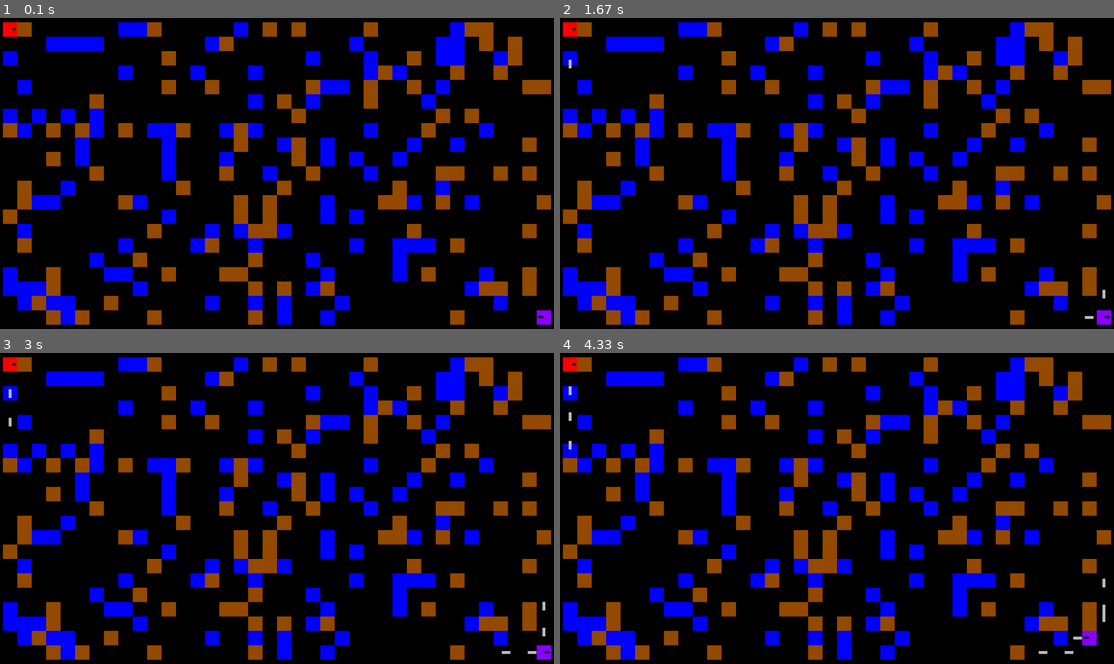
Above: before the commit, frames 1-4 (two rows, left to right).
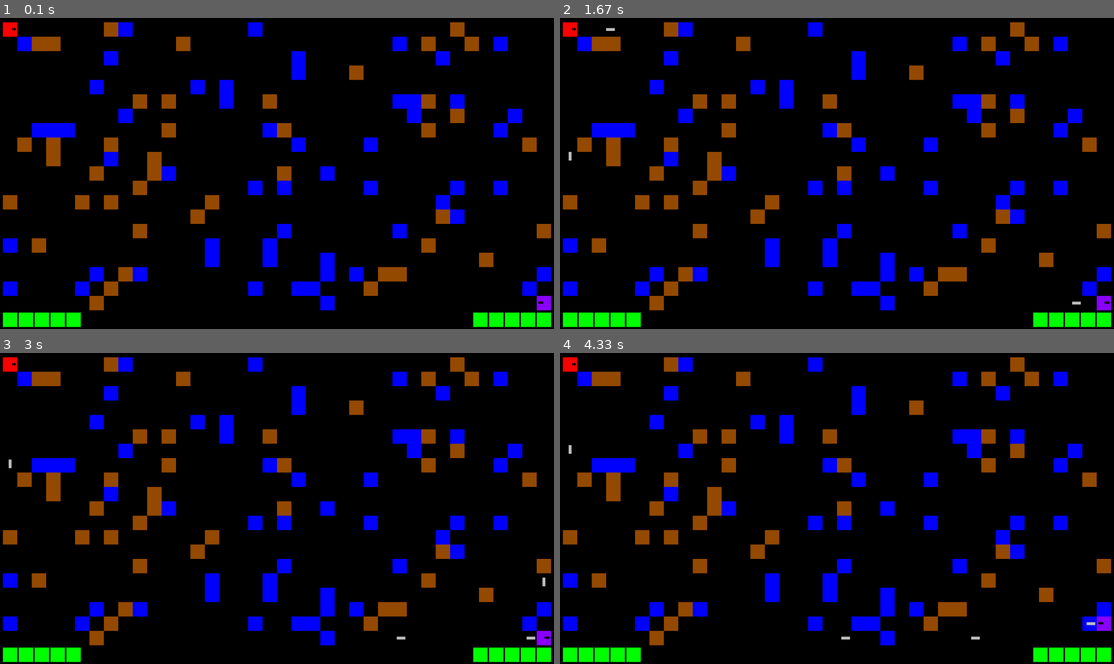
Above: after the commit, the same moments.

Repository: NeMolliriK/PyGame
Game: pygame game, started from main.py
Two runs of this game, one before a commit and one after it. Both use one fixed random seed, a clock stepped at 60 frames per second and the inputs below.
Inputs:
- Up to frame 1 (0.1 s): no input
- Up to frame 2 (1.67 s): hold G 0.33-0.8 s; hold Right 0.33-0.8 s; hold F 0.83-1.3 s; hold Right 0.83-1.3 s; tap 5 at 0.98 s; hold H from 1.33 s (still down); hold Right from 1.33 s (still down); tap 1 at 1.48 s
- Up to frame 3 (3 s): release H at 1.8 s; release Right at 1.8 s; hold T 1.83-2.3 s; hold Right 1.83-2.3 s; tap G at 1.98 s; hold 3 2.33-2.8 s; hold Right 2.33-2.8 s; tap 5 at 2.48 s; hold Right from 2.83 s (still down); tap 1 at 2.98 s
- Up to frame 4 (4.33 s): release Right at 3.3 s; hold Up 3.33-3.63 s; tap G at 3.48 s; hold Right 3.67-4.13 s; tap 5 at 3.82 s; hold Left from 4.17 s (still down); tap 1 at 4.32 s

The runs differ from the first frame. In frame 1, 34% of the frame differs, in the area x 0-100%, y 1-100%; in frame 2, 34%; in frame 3, 34%; in frame 4, 34%.

Commit message:
Добавлены жизни игрокам и спрайты сердец. При смерти игрок меняет текстуру

Diff:
--- a/main.py
+++ b/main.py
@@ -12,7 +12,7 @@
         self.left = 10
         s = set()
         k = 0
-        while len(s) < 199:
+        while len(s) < 100:
             s.add(randint(0, WIDTH * HEIGHT - 1))
         for n, i in enumerate(self.board):
             for m, j in enumerate(i):
@@ -132,19 +132,41 @@
 
 
 class Player(Sprite):
-    def __init__(self, *group, x=0, y=0, file="texture.png"):
+    def __init__(self, *group, x=0, y=0, file="texture.png", lives=5):
         super().__init__(*group, x=x, y=y, file=file)
         self.direction = 1
+        self.file = file
+        self.a = 1
+        self.lives = lives
+        if group[0] == first_players:
+            x = board.left
+            for i in range(lives):
+                Heart(first_hearts, x=x, y=1023, file="heart.png")
+                x += board.cell_size + 5
+        else:
+            x = 1900 + board.left - board.cell_size
+            for i in range(lives):
+                Heart(second_hearts, x=x, y=1023, file="heart.png")
+                x -= board.cell_size + 5
 
     def update(self, x, y):
-        self.rect.x, self.rect.y = x, y
+        if self.a:
+            self.rect.x, self.rect.y = x, y
 
     def flip(self):
-        self.image = pygame.transform.flip(self.image, True, False)
-        self.direction = 0 if self.direction else 1
+        if self.a:
+            self.image = pygame.transform.flip(self.image, True, False)
+            self.direction = 0 if self.direction else 1
+
+    def damage(self, d):
+        self.lives -= d
+        if self.lives < 1:
+            self.die()
 
     def die(self):
-        self.kill()
+        if self.a:
+            self.image = pygame.image.load(f"data/dead_{self.file}")
+            self.a = 0
 
 
 class Wall(Sprite):
@@ -156,28 +178,39 @@
 
 
 class Bullet(Sprite):
-    def __init__(self, *group, x=0, y=0, file="texture.png", direction=None, enemy=None):
+    def __init__(self, *group, x=0, y=0, file="texture.png", direction=None, enemy=None, speed=5):
         super().__init__(*group, x=x, y=y, file=file)
         self.direction = direction
         if direction == 0 or direction == 2:
             self.image = pygame.transform.rotate(self.image, 90)
         self.enemy = enemy
+        self.speed = speed
 
     def update(self):
         if pygame.sprite.spritecollideany(self, walls):
             self.kill()
         elif pygame.sprite.spritecollideany(self, self.enemy):
-            pygame.sprite.spritecollideany(self, self.enemy).die()
+            pygame.sprite.spritecollideany(self, self.enemy).damage(1)
             self.kill()
+            if self.enemy == second_players and second_hearts.sprites():
+                second_hearts.sprites()[-1].kill()
+            elif self.enemy == first_players and first_hearts.sprites():
+                first_hearts.sprites()[-1].kill()
+        # elif len(pygame.sprite.spritecollide(self, bullets, False)) > 1:
+        #     pygame.sprite.spritecollide(self, bullets, True)
         else:
             if self.direction == 0:
-                self.rect.y -= 1
+                self.rect.y -= self.speed
             elif self.direction == 1:
-                self.rect.x += 1
+                self.rect.x += self.speed
             elif self.direction == 2:
-                self.rect.y += 1
+                self.rect.y += self.speed
             elif self.direction == 3:
-                self.rect.x -= 1
+                self.rect.x -= self.speed
+
+
+class Heart(Sprite):
+    pass
 
 
 pygame.init()
@@ -187,11 +220,14 @@
 second_players = pygame.sprite.Group()
 water = pygame.sprite.Group()
 bullets = pygame.sprite.Group()
-WIDTH, HEIGHT = 38, 21
+first_hearts = pygame.sprite.Group()
+second_hearts = pygame.sprite.Group()
+WIDTH, HEIGHT = 38, 20
 board = Board(WIDTH, HEIGHT)
 running = True
-first_player = Player(first_players, x=10, y=15, file="first_player.png")
-second_player = Player(second_players, x=1860, y=1015, file="second_player.png")
+first_player = Player(first_players, x=board.left, y=board.top, file="first_player.png")
+second_player = Player(second_players, x=1920 - 20 + board.left - board.cell_size,
+                       y=1080 - 30 + board.top - board.cell_size, file="second_player.png")
 second_player.flip()
 background = pygame.image.load("data/background.png")
 while running:
@@ -215,30 +251,32 @@
                 board.down2()
             if event.key == pygame.K_LEFT:
                 board.left2()
-            if event.key == pygame.K_t:
-                Bullet(bullets, x=first_player.rect.x + 20, y=first_player.rect.y - 30, file="bullet.png", direction=0,
-                       enemy=second_players)
-            if event.key == pygame.K_h:
-                Bullet(bullets, x=first_player.rect.x + 50, y=first_player.rect.y + 20, file="bullet.png", direction=1,
-                       enemy=second_players)
-            if event.key == pygame.K_g:
-                Bullet(bullets, x=first_player.rect.x + 20, y=first_player.rect.y + 50, file="bullet.png", direction=2,
-                       enemy=second_players)
-            if event.key == pygame.K_f:
-                Bullet(bullets, x=first_player.rect.x - 30, y=first_player.rect.y + 20, file="bullet.png", direction=3,
-                       enemy=second_players)
-            if event.key == pygame.K_KP5:
-                Bullet(bullets, x=second_player.rect.x + 20, y=second_player.rect.y - 30, file="bullet.png",
-                       direction=0, enemy=first_players)
-            if event.key == pygame.K_KP3:
-                Bullet(bullets, x=second_player.rect.x + 50, y=second_player.rect.y + 20, file="bullet.png",
-                       direction=1, enemy=first_players)
-            if event.key == pygame.K_KP2:
-                Bullet(bullets, x=second_player.rect.x + 20, y=second_player.rect.y + 50, file="bullet.png",
-                       direction=2, enemy=first_players)
-            if event.key == pygame.K_KP1:
-                Bullet(bullets, x=second_player.rect.x - 30, y=second_player.rect.y + 20, file="bullet.png",
-                       direction=3, enemy=first_players)
+            if first_player.a:
+                if event.key == pygame.K_t:
+                    Bullet(bullets, x=first_player.rect.x + 20, y=first_player.rect.y - 30, file="bullet.png",
+                           direction=0, enemy=second_players)
+                if event.key == pygame.K_h:
+                    Bullet(bullets, x=first_player.rect.x + 50, y=first_player.rect.y + 20, file="bullet.png",
+                           direction=1, enemy=second_players)
+                if event.key == pygame.K_g:
+                    Bullet(bullets, x=first_player.rect.x + 20, y=first_player.rect.y + 50, file="bullet.png",
+                           direction=2, enemy=second_players)
+                if event.key == pygame.K_f:
+                    Bullet(bullets, x=first_player.rect.x - 30, y=first_player.rect.y + 20, file="bullet.png",
+                           direction=3, enemy=second_players)
+            if second_player.a:
+                if event.key == pygame.K_KP5:
+                    Bullet(bullets, x=second_player.rect.x + 20, y=second_player.rect.y - 30, file="bullet.png",
+                           direction=0, enemy=first_players)
+                if event.key == pygame.K_KP3:
+                    Bullet(bullets, x=second_player.rect.x + 50, y=second_player.rect.y + 20, file="bullet.png",
+                           direction=1, enemy=first_players)
+                if event.key == pygame.K_KP2:
+                    Bullet(bullets, x=second_player.rect.x + 20, y=second_player.rect.y + 50, file="bullet.png",
+                           direction=2, enemy=first_players)
+                if event.key == pygame.K_KP1:
+                    Bullet(bullets, x=second_player.rect.x - 30, y=second_player.rect.y + 20, file="bullet.png",
+                           direction=3, enemy=first_players)
     screen.blit(background, (0, 0))
     board.render()
     first_players.draw(screen)
@@ -247,4 +285,6 @@
     water.draw(screen)
     bullets.update()
     bullets.draw(screen)
+    first_hearts.draw(screen)
+    second_hearts.draw(screen)
     pygame.display.flip()
Binary file added: data/dead_first_player.png
Binary file added: data/dead_second_player.png
Binary file added: data/heart.png
